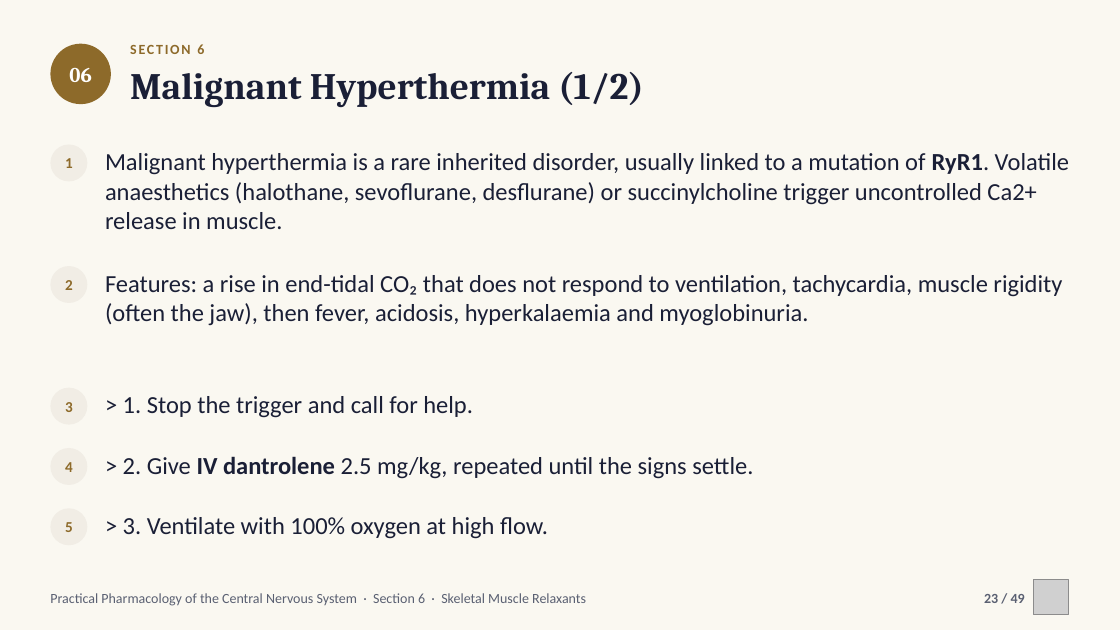
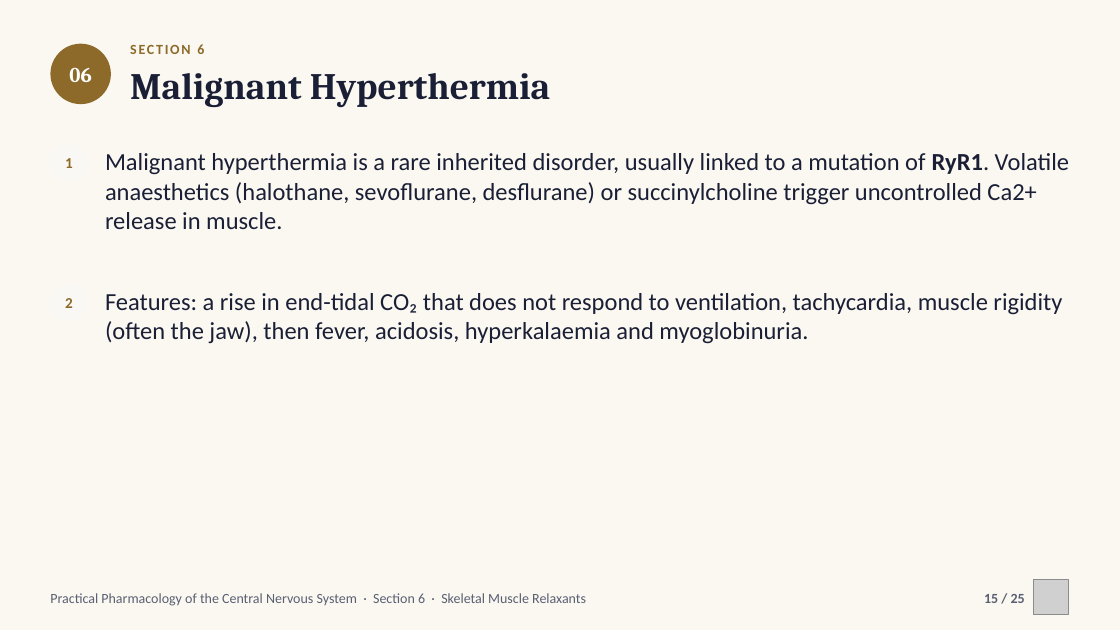
Before and after one commit to drrefaat18-ops/yasser, a slide deck: slide 15 of projects/cns-pharmacology-practical/slides/ch06-skeletal-muscle-relaxants.pptx (slide 23 before the commit). Drawn at 1120x630 pixels with LibreOffice and Linux fonts; fonts in the diff are those of the drawing; grey boxes stand for pictures. Boxes give left, top, right and bottom in pixels: in the first picture for what was removed or moved away, otherwise in the second. Text is boxed around its words. In the diff, an @@ line names an element or a change of style, - is before the commit and + after.

```diff
--- a/projects/cns-pharmacology-practical/slides/ch06-skeletal-muscle-relaxants.pptx
+++ b/projects/cns-pharmacology-practical/slides/ch06-skeletal-muscle-relaxants.pptx
@@ text at box(130, 73, 550, 107): text changed @@
-Malignant Hyperthermia (1/2)
+Malignant Hyperthermia
@@ ellipse "1" at box(50, 145, 87, 181): fill #F1EDE5 to #F9F8F4 @@
@@ ellipse "2" at box(50, 284, 87, 321): fill #F1EDE5 to #F9F8F4 @@
@@ ellipse "2": place and size @@
-ellipse "2" at box(50, 266, 87, 303)
+ellipse "2" at box(50, 284, 87, 321)
@@ text "Features: a rise in end-tidal ...": place and size @@
-text "Features: a rise in end-tidal ..." at box(105, 275, 1062, 326)
+text "Features: a rise in end-tidal ..." at box(105, 293, 1062, 344)
@@ ellipse removed at box(50, 387, 87, 424) @@
-3
@@ text removed at box(123, 396, 473, 418) @@
-> 1. Stop the trigger and call for help.
@@ ellipse removed at box(50, 448, 87, 485) @@
-4
@@ text removed at box(123, 456, 753, 479) @@
-> 2. Give IV dantrolene 2.5 mg/kg, repeated until the signs settle.
@@ ellipse removed at box(50, 508, 87, 545) @@
-5
@@ text removed at box(123, 517, 548, 539) @@
-> 3. Ventilate with 100% oxygen at high flow.
@@ text at box(984, 594, 1025, 603): text changed @@
-23 / 49
+15 / 25
```
Also in this commit, not shown: 23 other slides changed, 24 slides removed, 15 other files.
